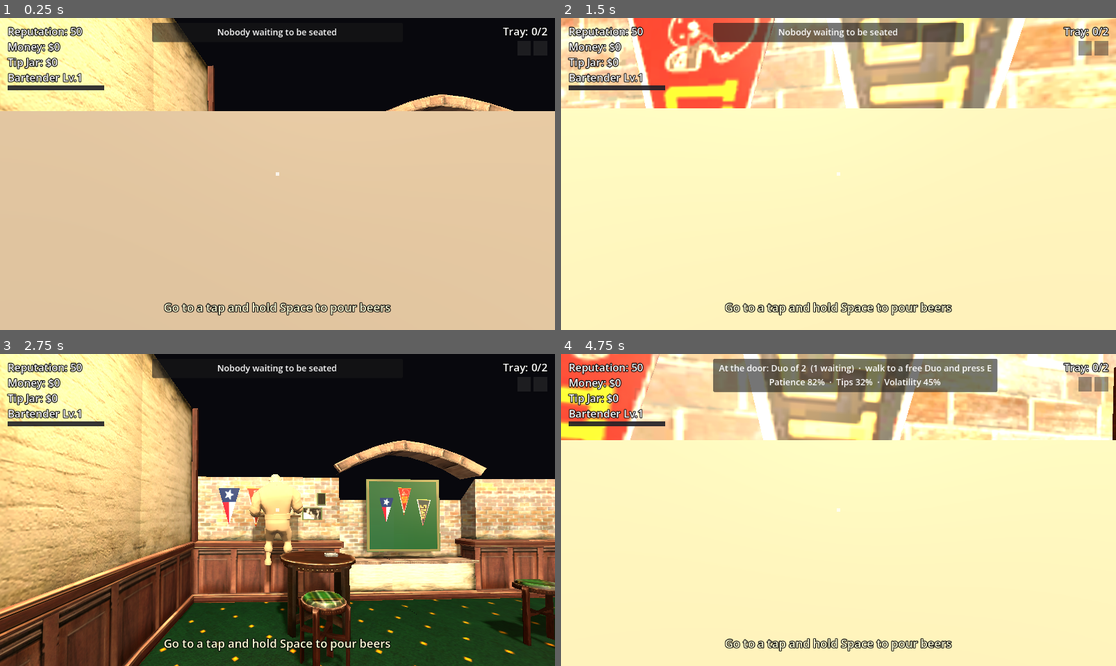
Above: before the commit, frames 1-4 (two rows, left to right).
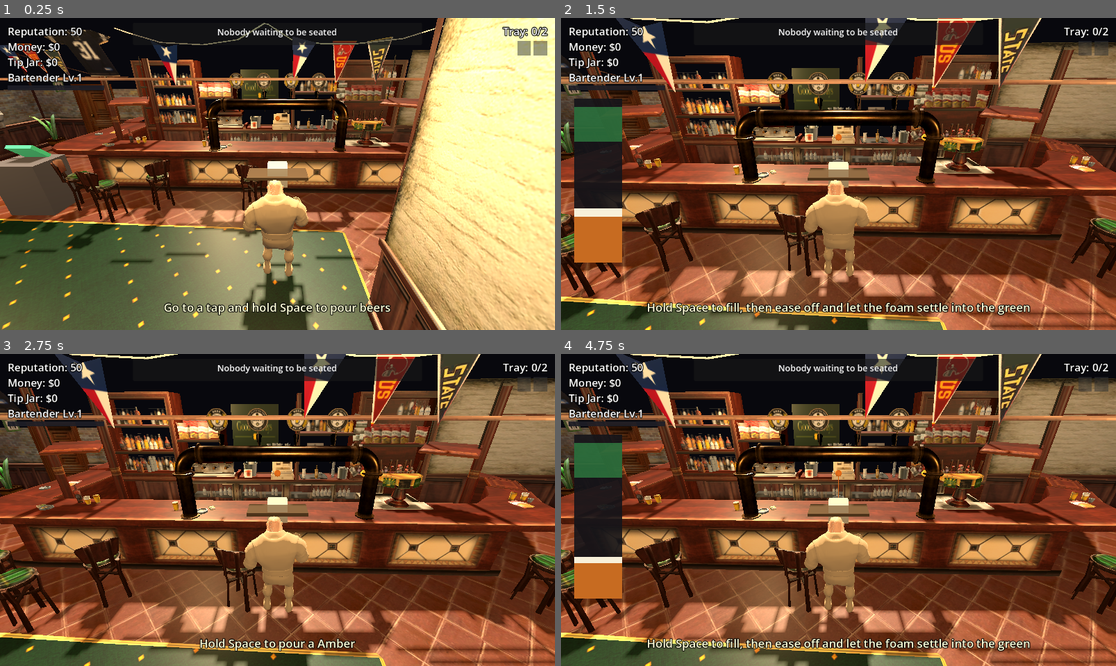
Above: after the commit, the same moments.

Repository: derrxb/puzzles
Game: Godot game, scene res://scenes/Main.tscn
Same seed, same stepped clock (60 frames per second), same inputs: the game is played once before the commit and once after it.
Inputs (mouse positions are in pixels of both pictures, inside the frame that each line leads up to):
- Up to frame 1 (0.25 s): no input
- Up to frame 2 (1.5 s): tap Enter at 0.5 s; move the mouse to (866, 174) at 0.52 s; hold Space (pour) 0.53-1.28 s; hold W (move_up) from 0.53 s (still down); tap V (toggle_view) at 0.8, 1.35 s; move the mouse to (810, 174) at 1.27 s
- Up to frame 3 (2.75 s): keep holding W (move_up); tap Space (pour) at 1.55 s; move the mouse to (288, 503) at 2.02 s; hold V (toggle_view) from 2.03 s (still down); tap Q (dump) at 2.1 s
- Up to frame 4 (4.75 s): move the mouse to (832, 516) at 2.77 s; release V (toggle_view) at 2.78 s; tap E (interact) at 2.85, 4.25 s; tap Space (pour) at 3.05 s; release W (move_up) at 3.5 s; click (805, 397) at 3.5 s, where only the run after the commit has a clickable "Table 1"; move the mouse to (877, 513) at 4.27 s; hold W (move_up) from 4.28 s (still down); hold Space (pour) from 4.28 s (still down); tap V (toggle_view) at 4.55 s

The runs differ from the first frame. In frame 1, 91% of the frame differs, in the area x 0-100%, y 0-100%; in frame 2, 98%; in frame 3, 85%; in frame 4, 98%.

Commit message:
fix: character walking

Diff:
--- a/bar-rush/scenes/LargeTable.tscn
+++ b/bar-rush/scenes/LargeTable.tscn
@@ -3,7 +3,7 @@
 [ext_resource type="Script" path="res://scripts/table.gd" id="1_tbl"]
 
 [sub_resource type="CylinderShape3D" id="shape_top"]
-height = 0.9
+height = 1.8
 radius = 0.9
 
 [sub_resource type="CylinderMesh" id="mesh_top"]
--- a/bar-rush/scenes/Register.tscn
+++ b/bar-rush/scenes/Register.tscn
@@ -3,7 +3,7 @@
 [ext_resource type="Script" path="res://scripts/register.gd" id="1_reg"]
 
 [sub_resource type="BoxShape3D" id="shape_stand"]
-size = Vector3(0.9, 1.1, 0.7)
+size = Vector3(0.9, 1.8, 0.7)
 
 [sub_resource type="BoxMesh" id="mesh_stand"]
 size = Vector3(0.9, 1.1, 0.7)
--- a/bar-rush/scenes/Table.tscn
+++ b/bar-rush/scenes/Table.tscn
@@ -3,7 +3,7 @@
 [ext_resource type="Script" path="res://scripts/table.gd" id="1_table"]
 
 [sub_resource type="CylinderShape3D" id="shape_top"]
-height = 0.9
+height = 1.8
 radius = 0.6
 
 [sub_resource type="CylinderMesh" id="mesh_top"]
--- a/bar-rush/scripts/counter.gd
+++ b/bar-rush/scripts/counter.gd
@@ -47,9 +47,10 @@
 			continue
 		_taps.append(tap)
 		tap.mesh = knob
-		# Small colored bead at each faucet NOZZLE (low, just above where the glass
-		# sits) -- so it reads as the tap output, not a big ball floating up high.
-		tap.position = Vector3((i - 1) * 1.4, 1.62, -0.32)
+		# Small colored bead AT the tower's real spout tips (measured: x~±1.3, y~1.8,
+		# z~5.0 world = local z~0). The glass parks under this and the stream pours from
+		# here, so the pour lines up with the nozzle.
+		tap.position = Vector3((i - 1) * 1.3, 1.8, 0.0)
 		tap.scale = Vector3.ONE
 		var mat := StandardMaterial3D.new()
 		mat.albedo_color = Globals.color_for(i)
--- a/bar-rush/scripts/customer.gd
+++ b/bar-rush/scripts/customer.gd
@@ -18,7 +18,7 @@
 enum State { WALKING, ORDERING, DRINKING, IDLE, LEAVING }
 
 @export var move_speed: float = 2.5
-@export var patience_time: float = 50.0           # seconds to fill one order
+@export var patience_time: float = 85.0           # seconds to fill one order (raised: customers got mad too fast)
 @export var drink_time_min: float = 8.0           # happy drinking before reorder
 @export var drink_time_max: float = 16.0
 
--- a/bar-rush/scripts/player.gd
+++ b/bar-rush/scripts/player.gd
@@ -21,7 +21,7 @@
 
 # --- Camera / look -----------------------------------------------------------
 @export var mouse_sensitivity: float = 0.0025   # radians of turn per pixel moved
-@export var third_person_distance: float = 3.5  # SpringArm length in third person
+@export var third_person_distance: float = 2.6  # SpringArm length (zoomed in a bit)
 @export var interact_range: float = 3.0          # how far the look-raycast reaches
 const PITCH_LIMIT := 1.4                          # ~80 deg up/down
 
@@ -43,7 +43,7 @@
 # A full pour takes ~4s. Foam grows from AGITATION, which is worse when the glass
 # is upright/full (auto-tilt). Foam always settles, turning partly back to liquid.
 # (fill_rate is the single knob for pour speed -- raise it for faster pours.)
-@export var fill_rate: float = 0.25     # liquid per second at full flow
+@export var fill_rate: float = 0.42     # liquid per second at full flow (raised: pour was too slow)
 @export var foam_conv: float = 0.8      # foam made per unit beer at max agitation (lower = more forgiving)
 @export var agit_min: float = 0.10      # agitation when tilted/gentle (low fill)
 @export var agit_max: float = 0.85      # agitation when upright/full
@@ -52,11 +52,12 @@
 
 const CAPACITY := 1.0
 # A PERFECT pour: beer near the brim with a 1-2 finger head and no spill.
-const PERFECT_LIQ_LO := 0.82
-const PERFECT_LIQ_HI := 0.90
-const PERFECT_FOAM_LO := 0.08
-const PERFECT_FOAM_HI := 0.18
-const PERFECT_TOTAL_MAX := 0.98
+# Perfect-pour window -- widened so a good pour is easier to hit and read.
+const PERFECT_LIQ_LO := 0.74
+const PERFECT_LIQ_HI := 0.95
+const PERFECT_FOAM_LO := 0.05
+const PERFECT_FOAM_HI := 0.26
+const PERFECT_TOTAL_MAX := 0.99
 const GOOD_LIQ := 0.6
 const MIN_SERVE := 0.2
 const MAX_TRAY := 4                     # most slots we ever build; capacity is dynamic
@@ -88,11 +89,13 @@
 const BARTENDER_IDLE := preload("res://assets/bartender_rigged/anims/carry_walk.fbx")
 const BARTENDER_WALK := preload("res://assets/bartender_rigged/anims/carry_run.fbx")
 @export var character_scale := 0.28           # a touch smaller -- felt big for the bar
-# Feet-on-floor offset: the model's lowest point sits at -2.49*scale, and the visible
-# bar floor is at y~0.04, so lift by that much (0.04 + 2.49*scale).
-@export var character_foot_offset := 0.74
+# Feet-on-floor offset. MEASURED from the actual FOOT BONE in the carry pose (not the
+# bind-pose mesh AABB, which is ~0.7 too low and was floating him): the toe bone sits at
+# ~offset+0.0, so this puts the sole on the bar floor (y~0.04).
+@export var character_foot_offset := 0.07
 @export var character_body_color := Color(0.62, 0.55, 0.45)
-@export var hold_point := Vector3(0, 1.5, -0.22)   # tray position = character's hands
+@export var hold_point := Vector3(0, 1.5, -0.22)      # 3rd person: tray in the hands
+@export var hold_point_fp := Vector3(0, 0.95, -0.62)  # 1st person: low, out of the POV
 var _char: Node3D
 var _char_anim: AnimationPlayer
 var _cur_anim := ""
@@ -138,46 +141,34 @@
 
 	# Mouse-look: hide + lock the cursor to the window centre so moving the mouse
 	# turns the view instead of moving an OS pointer.
-	Input.set_mouse_mode(Input.MOUSE_MODE_CAPTURED)
-	# The look-raycast and the third-person spring arm must ignore the player's own
-	# body, or they'd immediately hit it.
+	# Third-person only, with a FREE cursor so you can click the seat selector.
+	Input.set_mouse_mode(Input.MOUSE_MODE_VISIBLE)
 	_raycast.add_exception(self)
 	_spring.add_excluded_object(self.get_rid())
-	_set_view(false)
-
-
-# ------------------------------------------------------------------------------
-# LOOK: mouse turns the view; V toggles first/third person; Esc frees the cursor.
-# ------------------------------------------------------------------------------
-func _unhandled_input(event: InputEvent) -> void:
-	if event is InputEventMouseMotion and Input.get_mouse_mode() == Input.MOUSE_MODE_CAPTURED:
-		# Horizontal mouse turns the whole body (so WASD stays relative to view);
-		# vertical mouse tilts just the head/camera, clamped so you can't flip over.
-		rotate_y(-event.relative.x * mouse_sensitivity)
-		_pitch = clampf(_pitch - event.relative.y * mouse_sensitivity, -PITCH_LIMIT, PITCH_LIMIT)
-		_head.rotation.x = _pitch
-	elif event.is_action_pressed("toggle_view"):
-		_set_view(not _third_person)
-	elif event.is_action_pressed("ui_cancel"):
-		# Esc toggles the cursor free (to reach the window / stop capturing).
-		if Input.get_mouse_mode() == Input.MOUSE_MODE_CAPTURED:
-			Input.set_mouse_mode(Input.MOUSE_MODE_VISIBLE)
-		else:
-			Input.set_mouse_mode(Input.MOUSE_MODE_CAPTURED)
-
-
-# Switch between first person (camera at the eyes, own body hidden) and third
-# person (camera on a spring arm behind the bartender that avoids walls).
+	# The body doesn't rotate (no mouse-look); it faces the bar so the follow-cam sits
+	# on the room side looking at the counter. The bartender turns to face his movement.
+	rotation.y = PI
+	_head.rotation.x = -0.42        # angle the camera down for a 3rd-person view
+	_set_view(true)
+
+
+func _unhandled_input(_event: InputEvent) -> void:
+	# No mouse-look / view toggle anymore -- third person only, cursor is free for the
+	# on-screen seat selector.
+	pass
+
+
+# Third person: camera on a spring arm behind the bartender (auto-avoids walls).
 func _set_view(third: bool) -> void:
 	_third_person = third
-	_spring.spring_length = third_person_distance if third else 0.0
-	# Show the bartender model in third person (fall back to the capsule if it's
-	# missing). Never show your own body in first person.
+	_spring.spring_length = third_person_distance
 	if _char != null:
-		_char.visible = third
+		_char.visible = true
 		_body.visible = false
 	else:
-		_body.visible = third
+		_body.visible = true
+	$Hold.position = hold_point
+	_hold_base_y = hold_point.y
 
 
 # Build the rigged bartender as the third-person body: scaled to ~1.8m, feet on the
@@ -327,7 +318,6 @@
 	_update_active_visual()
 	pour_state_changed.emit(_beer_type != -1, _liquid, _foam, _ruined, _beer_type, _is_perfect())
 	_update_hint(tap, near_tap, at_register, gm)
-	_handle_look(gm)
 
 
 # ------------------------------------------------------------------------------
@@ -451,7 +441,12 @@
 		velocity.y = 0.0
 
 	move_and_slide()
-	# (The player's yaw is driven by mouse-look now, not by movement direction.)
+
+	# Turn the bartender to face the way he's walking (the body/camera stay put). This
+	# is what makes movement read naturally instead of sliding sideways.
+	if _char != null and direction.length() > 0.1:
+		var target := atan2(direction.x, direction.z)
+		_char.global_rotation.y = lerp_angle(_char.global_rotation.y, target, clampf(delta * 12.0, 0.0, 1.0))
 
 
 # ------------------------------------------------------------------------------
--- a/bar-rush/scripts/ui.gd
+++ b/bar-rush/scripts/ui.gd
@@ -45,11 +45,12 @@
 var _pour_label: Label
 const METER_W := 100.0
 const METER_H := 340.0
-const GREEN_FROM := 0.82   # perfect-pour liquid window (bottom)
-const GREEN_TO := 0.90     # perfect-pour liquid window (top)
+const GREEN_FROM := 0.74   # perfect-pour liquid window (bottom)
+const GREEN_TO := 0.95     # perfect-pour liquid window (top)
 
 # Seating panel pieces.
 var _seat_header: Label
+var _table_grid: HBoxContainer
 
 # Crosshair + look-at interaction prompt (first/third person).
 var _crosshair: ColorRect
@@ -123,7 +124,7 @@
 func _build_crosshair() -> void:
 	# A small centre dot so you know where you're aiming.
 	_crosshair = ColorRect.new()
-	_crosshair.color = Color(1, 1, 1, 0.75)
+	_crosshair.color = Color(1, 1, 1, 0.0)   # hidden: third-person free-cursor, no center aim
 	_crosshair.anchor_left = 0.5
 	_crosshair.anchor_right = 0.5
 	_crosshair.anchor_top = 0.5
@@ -292,10 +293,10 @@
 	var panel := PanelContainer.new()
 	panel.anchor_left = 0.5
 	panel.anchor_right = 0.5
-	panel.offset_left = -260.0
-	panel.offset_right = 260.0
+	panel.offset_left = -300.0
+	panel.offset_right = 300.0
 	panel.offset_top = 10.0
-	panel.mouse_filter = Control.MOUSE_FILTER_IGNORE
+	panel.mouse_filter = Control.MOUSE_FILTER_PASS   # let the table buttons be clicked
 	add_child(panel)
 
 	var margin := MarginContainer.new()
@@ -303,13 +304,25 @@
 	margin.add_theme_constant_override("margin_right", 12)
 	margin.add_theme_constant_override("margin_top", 6)
 	margin.add_theme_constant_override("margin_bottom", 8)
+	margin.mouse_filter = Control.MOUSE_FILTER_PASS
 	panel.add_child(margin)
+
+	var vbox := VBoxContainer.new()
+	vbox.add_theme_constant_override("separation", 6)
+	vbox.mouse_filter = Control.MOUSE_FILTER_PASS
+	margin.add_child(vbox)
 
 	_seat_header = Label.new()
 	_seat_header.horizontal_alignment = HORIZONTAL_ALIGNMENT_CENTER
 	_seat_header.add_theme_font_size_override("font_size", 18)
 	_seat_header.mouse_filter = Control.MOUSE_FILTER_IGNORE
-	margin.add_child(_seat_header)
+	vbox.add_child(_seat_header)
+
+	# A row of buttons -- one per free table the waiting party can use. Click to seat.
+	_table_grid = HBoxContainer.new()
+	_table_grid.alignment = BoxContainer.ALIGNMENT_CENTER
+	_table_grid.add_theme_constant_override("separation", 6)
+	vbox.add_child(_table_grid)
 
 
 func _refresh_seating() -> void:
@@ -319,15 +332,40 @@
 	var front = _game_manager.get_front_party()
 	var waiting: int = _game_manager.get_queue().size()
 
+	# Clear the old table buttons.
+	for c in _table_grid.get_children():
+		c.queue_free()
+
 	if front == null:
 		_seat_header.text = "Nobody waiting to be seated"
+		return
+
+	_seat_header.text = "At the door: %s of %d  (%d waiting)  ·  click a seat below\nPatience %d%%  ·  Tips %d%%  ·  Volatility %d%%" % [
+		Globals.party_label(front.kind), front.size, waiting,
+		int(front.avg_trait(Globals.Trait.PATIENCE) * 100),
+		int(front.avg_trait(Globals.Trait.GENEROSITY) * 100),
+		int(front.max_trait(Globals.Trait.VOLATILITY) * 100)]
+
+	# One button per free, eligible table -- click to seat the party there (no walking).
+	var tables: Array = _game_manager.eligible_tables(front)
+	if tables.is_empty():
+		var lbl := Label.new()
+		lbl.text = "(no free %s table — bus one first)" % Globals.party_label(front.kind)
+		lbl.add_theme_font_size_override("font_size", 14)
+		_table_grid.add_child(lbl)
 	else:
-		_seat_header.text = "At the door: %s of %d  (%d waiting)  ·  walk to a free %s and press E\nPatience %d%%  ·  Tips %d%%  ·  Volatility %d%%" % [
-			Globals.party_label(front.kind), front.size, waiting,
-			Globals.party_label(front.kind),
-			int(front.avg_trait(Globals.Trait.PATIENCE) * 100),
-			int(front.avg_trait(Globals.Trait.GENEROSITY) * 100),
-			int(front.max_trait(Globals.Trait.VOLATILITY) * 100)]
+		for table in tables:
+			var btn := Button.new()
+			btn.text = str(table.label) if table.get("label") != null else "Seat"
+			btn.add_theme_font_size_override("font_size", 14)
+			btn.pressed.connect(_on_seat_table_pressed.bind(table))
+			_table_grid.add_child(btn)
+
+
+func _on_seat_table_pressed(table) -> void:
+	if _game_manager != null and is_instance_valid(_game_manager):
+		_game_manager.seat_front_party(table)
+		_refresh_seating()
 
 
 # ------------------------------------------------------------------------------
